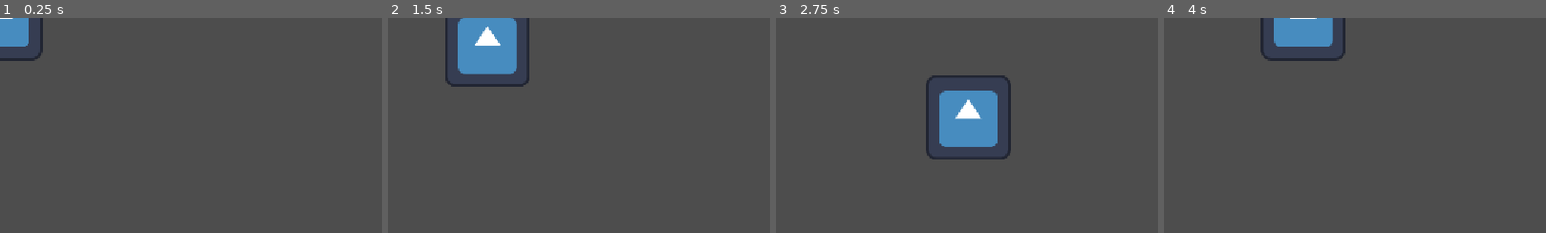
Above: before the commit, frames 1-4 (left to right).
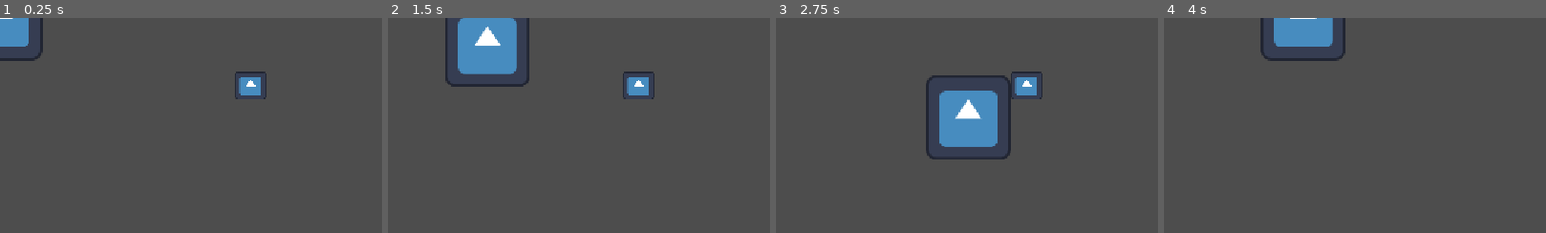
Above: after the commit, the same moments.

Repository: m-emin/01-first-project
Game: Godot game, scene res://main.tscn
Two runs of this game, one before a commit and one after it. Both use one fixed random seed, a clock stepped at 60 frames per second and the inputs below. Before the commit the project has no main scene; this scene is started directly in both runs. The engine's default icon, where the game draws it, is replaced by a stand-in: a white triangle on a blue panel in a dark square.
Inputs:
- Up to frame 1 (0.25 s): no input
- Up to frame 2 (1.5 s): tap Enter at 0.5 s; hold D (move_right) 0.53-1.28 s; hold S (move_down) from 1.28 s (still down)
- Up to frame 3 (2.75 s): release S (move_down) at 2.03 s; hold D (move_right) from 2.03 s (still down)
- Up to frame 4 (4 s): release D (move_right) at 2.78 s; hold W (move_up) 2.78-3.53 s; hold A (move_left) from 3.53 s (still down)
The pictures show only the part of the screen within x 0-50%, y 0-50%; the shares and areas given below are measured in that part.

The runs differ from the first frame. In frame 1, 0.6% of the frame differs, in the area x 61-70%, y 24-38%; in frame 2, 0.6%; in frame 3, 0.6%; in frame 4, nothing differs.

Commit message:
Coin collection logic added

Diff:
--- /dev/null
+++ b/coin.gd
@@ -0,0 +1,16 @@
+extends Area2D
+
+
+# Called when the node enters the scene tree for the first time.
+func _ready() -> void:
+	pass # Replace with function body.
+
+
+# Called every frame. 'delta' is the elapsed time since the previous frame.
+func _process(delta: float) -> void:
+	pass
+
+
+func _on_body_entered(body: Node2D) -> void:
+	print("Collected!")
+	queue_free()
--- /dev/null
+++ b/coin.tscn
@@ -0,0 +1,17 @@
+[gd_scene format=3 uid="uid://bjy6dsfpbef1"]
+
+[ext_resource type="Texture2D" uid="uid://bo13hndfwugu7" path="res://icon.svg" id="1_d5gmh"]
+
+[sub_resource type="CircleShape2D" id="CircleShape2D_tb2wy"]
+radius = 27.018513
+
+[node name="Coin" type="Area2D" unique_id=1900675095]
+
+[node name="Sprite2D" type="Sprite2D" parent="." unique_id=765681116]
+position = Vector2(263.5, 77)
+scale = Vector2(0.5078125, 0.5)
+texture = ExtResource("1_d5gmh")
+
+[node name="CollisionShape2D" type="CollisionShape2D" parent="." unique_id=998312258]
+position = Vector2(263.5, 77)
+shape = SubResource("CircleShape2D_tb2wy")
--- a/main.tscn
+++ b/main.tscn
@@ -1,10 +1,37 @@
 [gd_scene format=3 uid="uid://ccbur7cdj2yhu"]
 
-[ext_resource type="Script" uid="uid://bgyvof7hwymgt" path="res://main.gd" id="1_ig7tw"]
+[ext_resource type="Script" uid="uid://cmxrm6q7h2ppi" path="res://player.gd" id="1_0xm2m"]
 [ext_resource type="Texture2D" uid="uid://bo13hndfwugu7" path="res://icon.svg" id="2_0xm2m"]
+[ext_resource type="Script" uid="uid://bahfhwtegfwya" path="res://coin.gd" id="3_h2yge"]
 
-[node name="Node2D" type="Node2D" unique_id=1217474739]
-script = ExtResource("1_ig7tw")
+[sub_resource type="RectangleShape2D" id="RectangleShape2D_7dm0k"]
+size = Vector2(128, 127)
 
-[node name="Sprite2D" type="Sprite2D" parent="." unique_id=2102282165]
+[sub_resource type="CircleShape2D" id="CircleShape2D_ig7tw"]
+radius = 20.0
+
+[node name="Node2D" type="Node2D" unique_id=1879913246]
+
+[node name="CharacterBody2D" type="CharacterBody2D" parent="." unique_id=313313546]
+script = ExtResource("1_0xm2m")
+
+[node name="Sprite2D" type="Sprite2D" parent="CharacterBody2D" unique_id=1292593995]
 texture = ExtResource("2_0xm2m")
+
+[node name="CollisionShape2D" type="CollisionShape2D" parent="CharacterBody2D" unique_id=1389183929]
+position = Vector2(0, -0.5)
+shape = SubResource("RectangleShape2D_7dm0k")
+
+[node name="Coin" type="Area2D" parent="." unique_id=1201729821]
+script = ExtResource("3_h2yge")
+
+[node name="Sprite2D" type="Sprite2D" parent="Coin" unique_id=1131062]
+position = Vector2(378, 102)
+scale = Vector2(0.375, 0.328125)
+texture = ExtResource("2_0xm2m")
+
+[node name="CollisionShape2D" type="CollisionShape2D" parent="Coin" unique_id=1127600977]
+position = Vector2(378, 102)
+shape = SubResource("CircleShape2D_ig7tw")
+
+[connection signal="body_entered" from="Coin" to="Coin" method="_on_body_entered"]
--- a/main.gd
+++ b/player.gd
@@ -1,6 +1,5 @@
 extends Node2D
 
-# Global Variables
 @export var speed = 200
 
 # Called when the node enters the scene tree for the first time.
@@ -10,17 +9,15 @@
 
 # Called every frame. 'delta' is the elapsed time since the previous frame.
 func _process(delta: float) -> void:
-
 	var direction = Vector2.ZERO
 
-	if Input.is_action_pressed("move_up"):
-		direction.y -= 1
-	if Input.is_action_pressed("move_down"):
-		direction.y += 1
 	if Input.is_action_pressed("move_right"):
 		direction.x += 1
 	if Input.is_action_pressed("move_left"):
 		direction.x -= 1
+	if Input.is_action_pressed("move_down"):
+		direction.y += 1
+	if Input.is_action_pressed("move_up"):
+		direction.y -= 1
 
-	direction = direction.normalized()
 	position += direction * speed * delta
--- a/project.godot
+++ b/project.godot
@@ -11,6 +11,7 @@
 [application]
 
 config/name="01-first-project"
+run/main_scene="uid://ccbur7cdj2yhu"
 config/features=PackedStringArray("4.7", "GL Compatibility")
 config/icon="res://icon.svg"
 
Not shown, added: coin.gd.uid
Not shown, removed: main.gd.uid
Not shown, added: player.gd.uid
